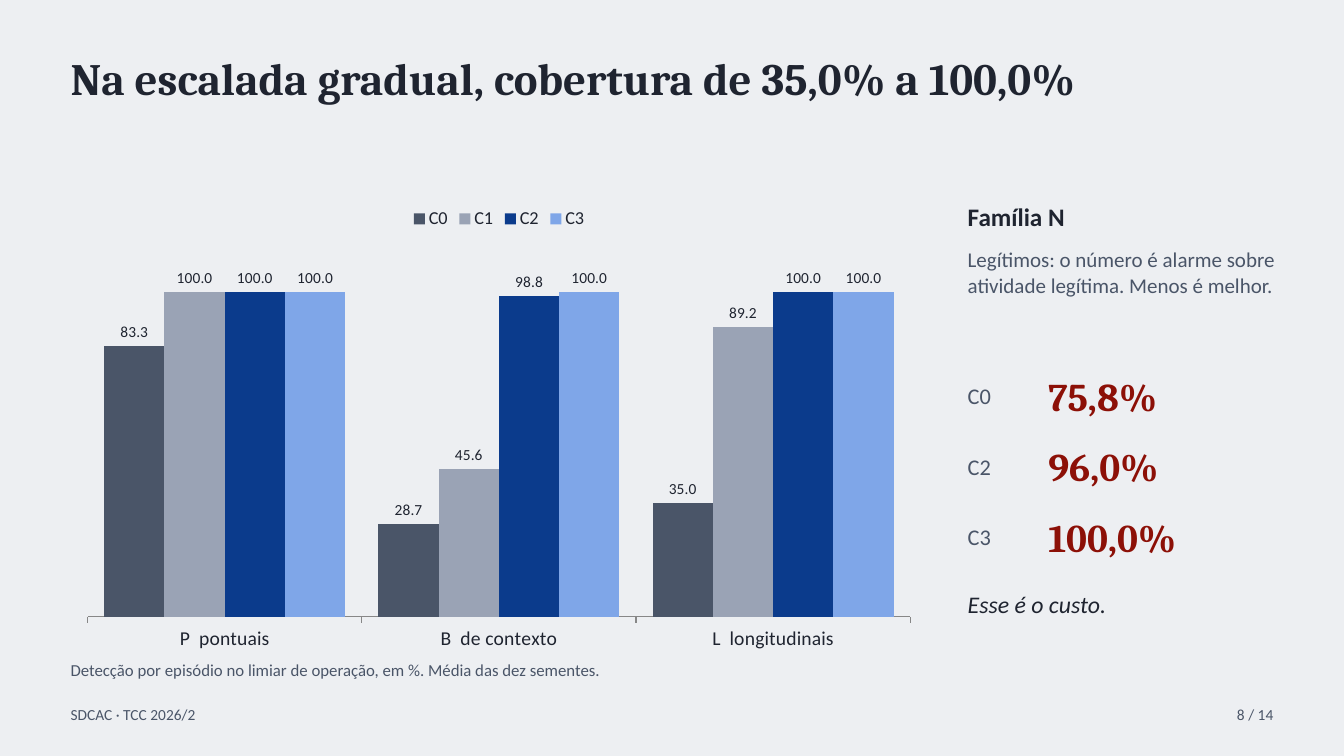
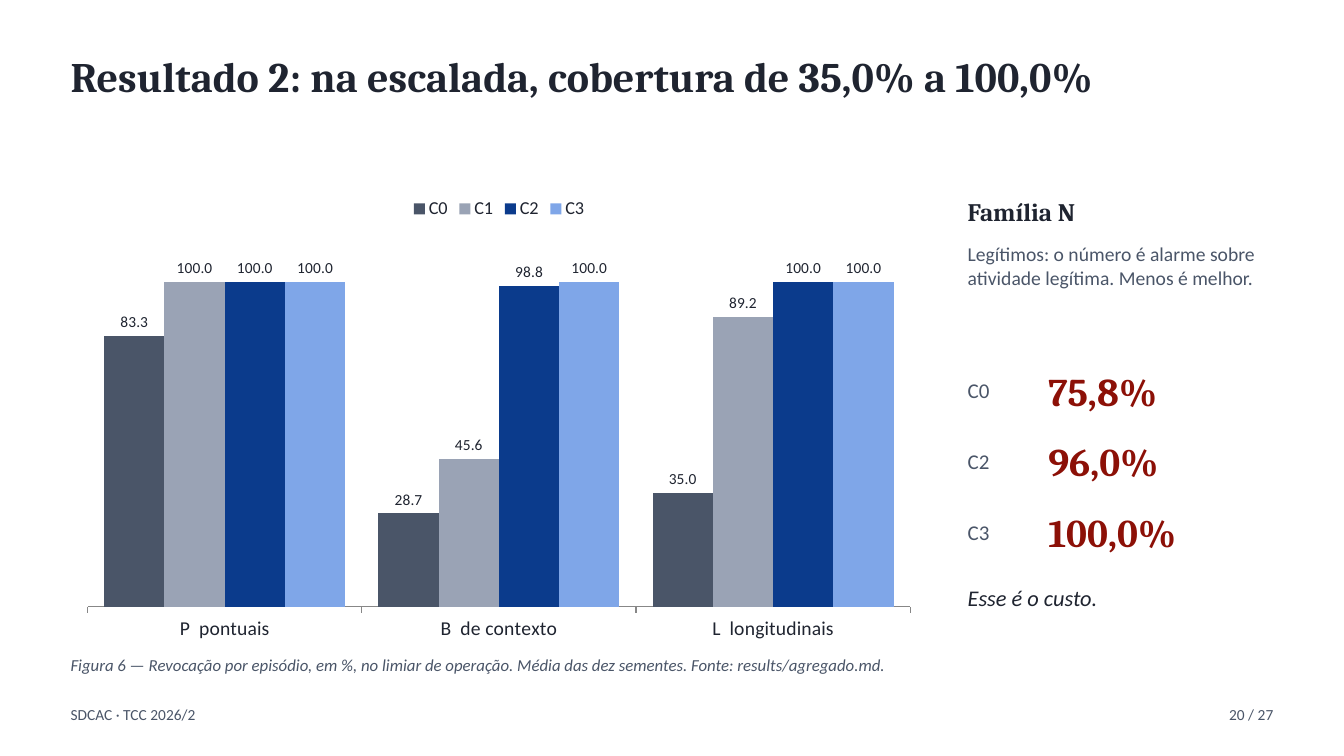
Before and after one commit to Codexrocks/TCC_SDCAC, a slide deck: slide 20 of apresentacao/apresentacao-sdcac.pptx (slide 8 before the commit). Drawn at 1344x756 pixels with LibreOffice and Linux fonts; fonts in the diff are those of the drawing. Boxes give left, top, right and bottom in pixels: in the first picture for what was removed or moved away, otherwise in the second. Text is boxed around its words. In the diff, an @@ line names an element or a change of style, - is before the commit and + after.

```diff
--- a/apresentacao/apresentacao-sdcac.pptx
+++ b/apresentacao/apresentacao-sdcac.pptx
@@ background #EDEFF2 to #FFFFFF @@
@@ text at (71, 63, 1092, 98): text changed; size 32 to 30 pt @@
-Na escalada gradual, cobertura de 35,0% a 100,0%
+Resultado 2: na escalada, cobertura de 35,0% a 100,0%
@@ column chart: place and size @@
-column chart at (71, 197, 928, 660)
+column chart at (71, 187, 928, 650)
@@ text "Família N" at (968, 203, 1075, 221): font Calibri to Cambria @@
@@ text "Legítimos: o número é alarme ..." at (968, 247, 1255, 289): size 15 to 14 pt @@
@@ size 16 to 15 pt in 3 elements at (968, 526, 990, 540), (968, 384, 990, 398), (968, 455, 990, 469) @@
@@ 3 texts: place and size @@
-3 texts at (1048, 384, 1176, 558)
+3 texts at (1048, 379, 1176, 553)
@@ text "Esse é o custo." at (968, 590, 1098, 606): size 17 to 16 pt @@
@@ text at (71, 659, 884, 674): text changed; italic on @@
-Detecção por episódio no limiar de operação, em %. Média das dez sementes.
+Figura 6 — Revocação por episódio, em %, no limiar de operação. Média das dez sementes. Fonte: results/agregado.md.
@@ text at (1229, 710, 1274, 720): text changed @@
-8 / 14
+20 / 27
```
Also in this commit, not shown: 5 other slides changed, 21 slides added, 8 slides removed, 10 other files.
